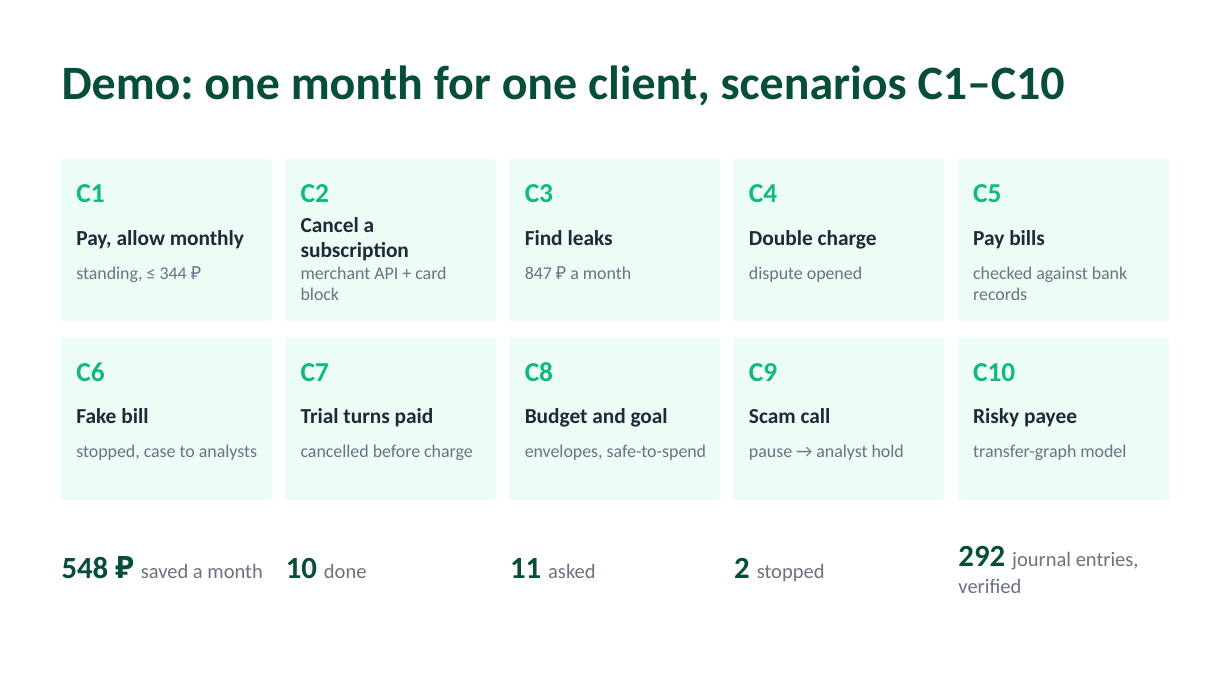
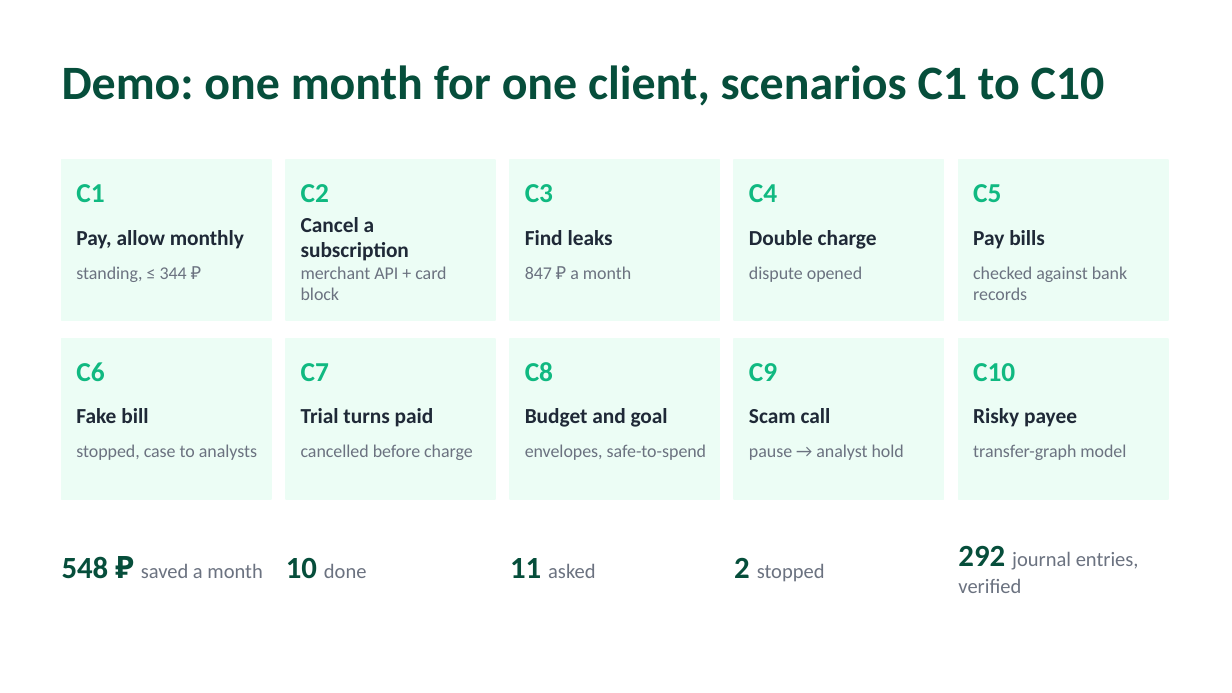
Before and after one commit to yourfavoriteself/ShenzhenFinTechathonTopicA, a slide deck: slide 4 of docs/presentation.pptx. Drawn at 1232x693 pixels with LibreOffice and Linux fonts; fonts in the diff are those of the drawing. Boxes give left, top, right and bottom in pixels: in the first picture for what was removed or moved away, otherwise in the second. Text is boxed around its words. In the diff, an @@ line names an element or a change of style, - is before the commit and + after.

```diff
--- a/docs/presentation.pptx
+++ b/docs/presentation.pptx
@@ text at (62, 65, 1105, 106): text changed @@
-Demo: one month for one client, scenarios C1–C10
+Demo: one month for one client, scenarios C1 to C10
```
Also in this commit, not shown: 4 other slides changed, 40 other files.
